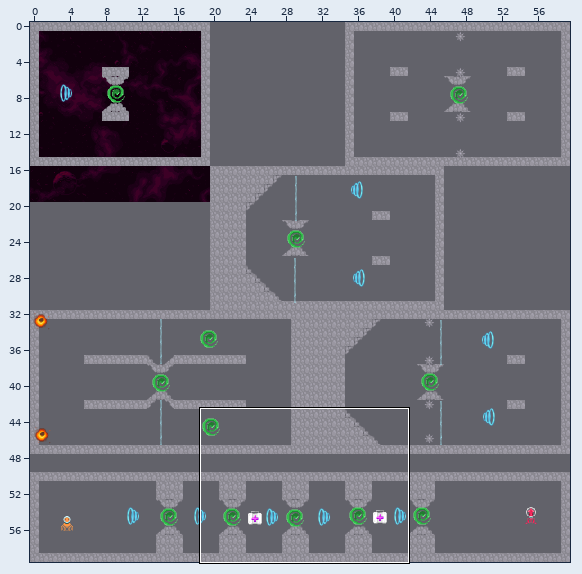
Two versions of a level (Tiled map (JSON), core/assets/levels/level_5/level_4.tmj). The picture above shows the old version from afar; the outline marks the close-up.
Close-up. Old version:
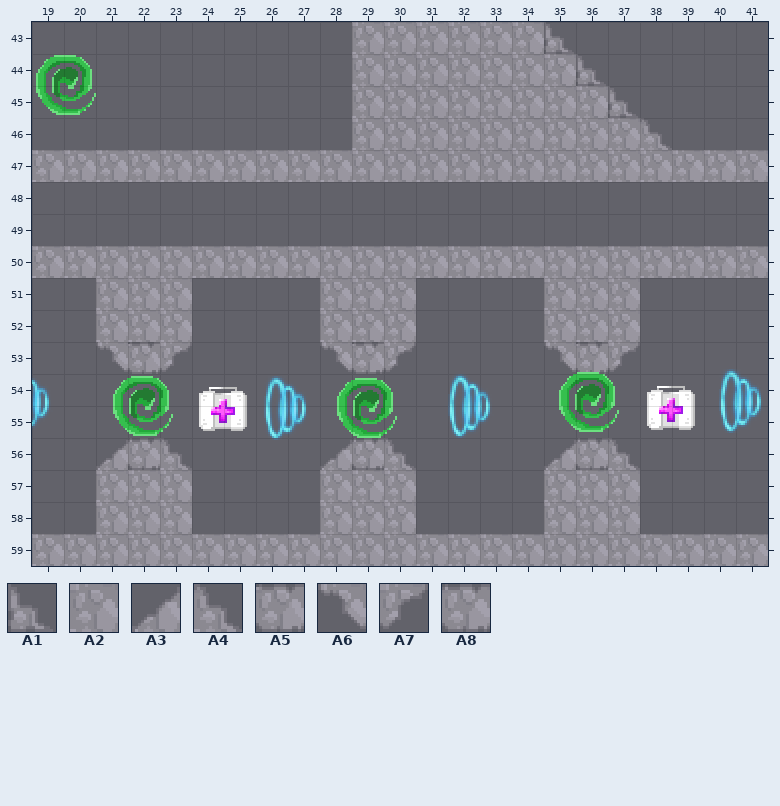
Cells are 16x16 px. Shown: x 19..41, y 43..59. The commit also changed other parts of the map, which this record leaves out.
Key: from "tileset": A1 6 "GameObject", A2 17 "GameObject", A3 66 "GameObject", A4 67 "GameObject", A5 70 "GameObject", A6 82 "GameObject", A7 83 "GameObject", A8 102 "GameObject".
__ is an empty cell.
Layer "Tile Layer 1" before, first column x 19:
43 __ __ __ __ __ __ __ __ __ __ A2 A2 A2 A2 A2 A2 A1 __ __ __ __ __ __
44 __ __ __ __ __ __ __ __ __ __ A2 A2 A2 A2 A2 A2 A2 A1 __ __ __ __ __
45 __ __ __ __ __ __ __ __ __ __ A2 A2 A2 A2 A2 A2 A2 A2 A1 __ __ __ __
46 __ __ __ __ __ __ __ __ __ __ A2 A2 A2 A2 A2 A2 A2 A2 A2 A4 __ __ __
47 A2 A2 A2 A2 A2 A2 A2 A2 A2 A2 A2 A2 A2 A2 A2 A2 A2 A2 A2 A2 A2 A2 A2
48 __ __ __ __ __ __ __ __ __ __ __ __ __ __ __ __ __ __ __ __ __ __ __
49 __ __ __ __ __ __ __ __ __ __ __ __ __ __ __ __ __ __ __ __ __ __ __
50 A2 A2 A2 A2 A2 A2 A2 A2 A2 A2 A2 A2 A2 A2 A2 A2 A2 A2 A2 A2 A2 A2 A2
51 __ __ A2 A2 A2 __ __ __ __ A2 A2 A2 __ __ __ __ A2 A2 A2 __ __ __ __
52 __ __ A2 A2 A2 __ __ __ __ A2 A2 A2 __ __ __ __ A2 A2 A2 __ __ __ __
53 __ __ A6 A5 A7 __ __ __ __ A6 A5 A7 __ __ __ __ A6 A5 A7 __ __ __ __
54 __ __ __ __ __ __ __ __ __ __ __ __ __ __ __ __ __ __ __ __ __ __ __
55 __ __ __ __ __ __ __ __ __ __ __ __ __ __ __ __ __ __ __ __ __ __ __
56 __ __ A3 A8 A4 __ __ __ __ A3 A8 A4 __ __ __ __ A3 A8 A4 __ __ __ __
57 __ __ A2 A2 A2 __ __ __ __ A2 A2 A2 __ __ __ __ A2 A2 A2 __ __ __ __
58 __ __ A2 A2 A2 __ __ __ __ A2 A2 A2 __ __ __ __ A2 A2 A2 __ __ __ __
59 A2 A2 A2 A2 A2 A2 A2 A2 A2 A2 A2 A2 A2 A2 A2 A2 A2 A2 A2 A2 A2 A2 A2
The same view after the edit:
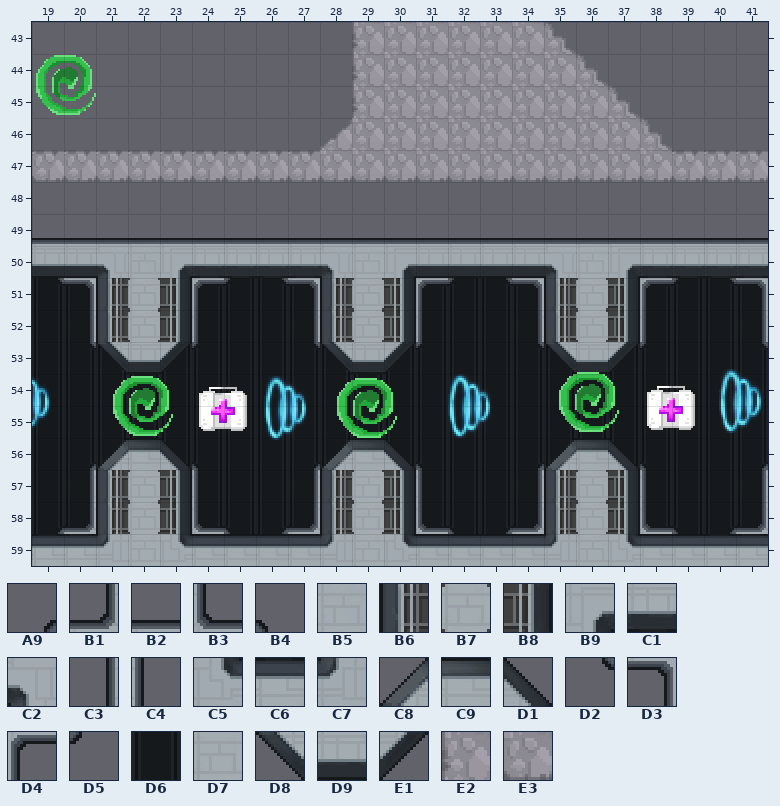
Further tiles: from "space-tiles": A9 11, B1 12, B2 13, B3 14, B4 15, B5 18, B6 21, B7 22, B8 23, B9 28, C1 29, C2 30, C3 43, C4 47, C5 60, C6 61, C7 62, C8 69, C9 70, D1 71, D2 75, D3 76, D4 78, D5 79, D6 82 "Background", D7 86, D8 101, D9 102, E1 103; from "tileset": E2 16 "GameObject", E3 33 "GameObject".
Tiles of an added or newly shown layer are drawn over the layers below it.
Changes in this commit:
{"where": "layer \"Tile Layer 2\" (added)"}
{"y":50,"x":19,"old":"__ __ __","new":"D6 D6 D6"}
{"y":50,"x":31,"old":"__ __ __ __ __","new":"D6 D6 D6 D6 D6"}
{"y":51,"x":19,"old":"__ __ __","new":"D6 D6 D6"}
{"y":51,"x":23,"old":"__ __ __ __ __ __","new":"D6 D6 D6 D6 D6 D6"}
{"y":51,"x":30,"old":"__ __ __ __ __ __","new":"D6 D6 D6 D6 D6 D6"}
{"y":51,"x":37,"old":"__ __ __ __ __","new":"D6 D6 D6 D6 D6"}
{"y":52,"x":19,"old":"__ __ __","new":"D6 D6 D6"}
{"y":52,"x":23,"old":"__ __ __ __ __ __","new":"D6 D6 D6 D6 D6 D6"}
{"y":52,"x":30,"old":"__ __ __ __ __ __","new":"D6 D6 D6 D6 D6 D6"}
{"y":52,"x":37,"old":"__ __ __ __ __","new":"D6 D6 D6 D6 D6"}
{"y":53,"x":19,"old":"__ __ __ __ __ __ __ __ __ __ __ __ __ __ __ __ __ __ __ __ __ __ __","new":"D6 D6 D6 D6 D6 D6 D6 D6 D6 D6 D6 D6 D6 D6 D6 D6 D6 D6 D6 D6 D6 D6 D6"}
{"y":54,"x":19,"old":"__ __ __ __ __ __ __ __ __ __ __ __ __ __ __ __ __ __ __ __ __ __ __","new":"D6 D6 D6 D6 D6 D6 D6 D6 D6 D6 D6 D6 D6 D6 D6 D6 D6 D6 D6 D6 D6 D6 D6"}
{"y":55,"x":19,"old":"__ __ __ __ __ __ __ __ __ __ __ __ __ __ __ __ __ __ __ __ __ __ __","new":"D6 D6 D6 D6 D6 D6 D6 D6 D6 D6 D6 D6 D6 D6 D6 D6 D6 D6 D6 D6 D6 D6 D6"}
{"y":56,"x":19,"old":"__ __ __ __ __ __ __ __ __ __ __ __ __ __ __ __ __ __ __ __ __ __ __","new":"D6 D6 D6 D6 D6 D6 D6 D6 D6 D6 D6 D6 D6 D6 D6 D6 D6 D6 D6 D6 D6 D6 D6"}
{"y":57,"x":19,"old":"__ __ __","new":"D6 D6 D6"}
{"y":57,"x":23,"old":"__ __ __ __ __ __","new":"D6 D6 D6 D6 D6 D6"}
{"y":57,"x":30,"old":"__ __ __ __ __ __","new":"D6 D6 D6 D6 D6 D6"}
{"y":57,"x":37,"old":"__ __ __ __ __","new":"D6 D6 D6 D6 D6"}
{"y":58,"x":19,"old":"__ __ __","new":"D6 D6 D6"}
{"y":58,"x":23,"old":"__ __ __ __ __ __","new":"D6 D6 D6 D6 D6 D6"}
{"y":58,"x":30,"old":"__ __ __ __ __ __","new":"D6 D6 D6 D6 D6 D6"}
{"y":58,"x":37,"old":"__ __ __ __ __","new":"D6 D6 D6 D6 D6"}
{"y":59,"x":24,"old":"__ __ __ __ __","new":"D6 D6 D6 D6 D6"}
{"y":59,"x":30,"old":"__ __ __ __ __ __","new":"D6 D6 D6 D6 D6 D6"}
{"y":59,"x":37,"old":"__ __ __","new":"D6 D6 D6"}
{"where": "layer \"Tile Layer 1\""}
{"y":43,"x":29,"old":"A2","new":"E2"}
{"y":43,"x":35,"old":"A1","new":"A4"}
{"y":44,"x":29,"old":"A2","new":"E2"}
{"y":44,"x":36,"old":"A1","new":"A4"}
{"y":45,"x":29,"old":"A2","new":"E2"}
{"y":45,"x":37,"old":"A1","new":"A4"}
{"y":46,"x":28,"old":"__","new":"A3"}
{"y":47,"x":19,"old":"A2 A2 A2 A2 A2 A2 A2 A2 A2 A2 A2 A2 A2 A2 A2 A2 A2 A2 A2 A2 A2 A2 A2","new":"A5 A5 A5 A5 A5 A5 A5 A5 A5 E3 E3 E3 E3 E3 E3 E3 E3 E3 E3 E3 A5 A5 A5"}
{"y":49,"x":19,"old":"__ __ __ __ __ __ __ __ __ __ __ __ __ __ __ __ __ __ __ __ __ __ __","new":"B2 B2 B2 B2 B2 B2 B2 B2 B2 B2 B2 B2 B2 B2 B2 B2 B2 B2 B2 B2 B2 B2 B2"}
{"y":50,"x":19,"old":"A2 A2 A2 A2 A2 A2 A2 A2 A2 A2 A2 A2 A2 A2 A2 A2 A2 A2 A2 A2 A2 A2 A2","new":"C1 C1 C2 B5 B9 C1 C1 C1 C1 C2 B5 B9 C1 C1 C1 C1 C2 B5 B9 C1 C1 C1 C1"}
{"y":51,"x":19,"old":"__ __ A2 A2 A2 __ __ __ __ A2 A2 A2 __ __ __ __ A2 A2 A2 __ __ __ __","new":"D2 D3 B6 B7 B8 D4 D5 D2 D3 B6 B7 B8 D4 D5 D2 D3 B6 B7 B8 D4 D5 D2 D3"}
{"y":52,"x":20,"old":"__ A2 A2 A2 __","new":"C3 B6 B7 B8 C4"}
{"y":52,"x":27,"old":"__ A2 A2 A2 __","new":"C3 B6 B7 B8 C4"}
{"y":52,"x":34,"old":"__ A2 A2 A2 __","new":"C3 B6 B7 B8 C4"}
{"y":52,"x":41,"old":"__","new":"C3"}
{"y":53,"x":20,"old":"__ A6 A5 A7 __","new":"D2 D8 D9 E1 D5"}
{"y":53,"x":27,"old":"__ A6 A5 A7 __","new":"D2 D8 D9 E1 D5"}
{"y":53,"x":34,"old":"__ A6 A5 A7 __","new":"D2 D8 D9 E1 D5"}
{"y":53,"x":41,"old":"__","new":"D2"}
{"y":56,"x":20,"old":"__ A3 A8 A4 __","new":"A9 C8 C9 D1 B4"}
{"y":56,"x":27,"old":"__ A3 A8 A4 __","new":"A9 C8 C9 D1 B4"}
{"y":56,"x":34,"old":"__ A3 A8 A4 __","new":"A9 C8 C9 D1 B4"}
{"y":56,"x":41,"old":"__","new":"A9"}
{"y":57,"x":20,"old":"__ A2 A2 A2 __","new":"C3 B6 B7 B8 C4"}
{"y":57,"x":27,"old":"__ A2 A2 A2 __","new":"C3 B6 B7 B8 C4"}
{"y":57,"x":34,"old":"__ A2 A2 A2 __","new":"C3 B6 B7 B8 C4"}
{"y":57,"x":41,"old":"__","new":"C3"}
{"y":58,"x":19,"old":"__ __ A2 A2 A2 __ __ __ __ A2 A2 A2 __ __ __ __ A2 A2 A2 __ __ __ __","new":"A9 B1 B6 B7 B8 B3 B4 A9 B1 B6 B7 B8 B3 B4 A9 B1 B6 B7 B8 B3 B4 A9 B1"}
{"y":59,"x":19,"old":"A2 A2 A2 A2 A2 A2 A2 A2 A2 A2 A2 A2 A2 A2 A2 A2 A2 A2 A2 A2 A2 A2 A2","new":"C6 C6 C7 D7 C5 C6 C6 C6 C6 C7 D7 C5 C6 C6 C6 C6 C7 D7 C5 C6 C6 C6 C6"}
